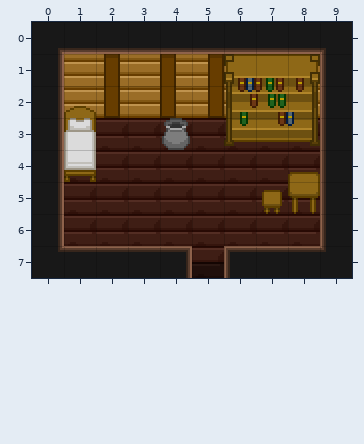
A Tiled map gets an edit: FriendsWithMonsters/android/assets/tilemaps/19.tmx. Above: the version before the commit.
Cells are 16x16 px. Shown: x 0..9, y 0..7.
And afterwards:
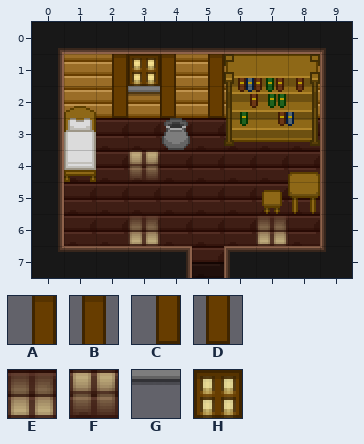
Key: from "limbusdev_world": A 704, B 705, C 768, D 769; from "limbusdev_world2": E 2344, F 2345, G 2472, H 2473.
_ is an empty cell.
Tiles of an added or newly shown layer are drawn over the layers below it.
See-through tiles are keyed as they look on the map.
Difference:
Layer "objects1":
Tile B gives way to tile A in row 1 at x 2.
Tile D gives way to tile C in row 2 at x 2.
The edit adds tile G in row 2 at x 3.
The edit adds tile H in row 1 at x 3.
Layer "lights1" (added):
The edit adds tile E in row 6 at x 3 and 7.
The edit adds tile F in row 4 at x 3.
Boxes around the changes in both pictures, in picture pixels (x1, y1, x2, y2):
changed: (104, 54, 160, 118)
added: (128, 150, 160, 180)
added: (128, 216, 160, 246)
added: (256, 216, 288, 246)
